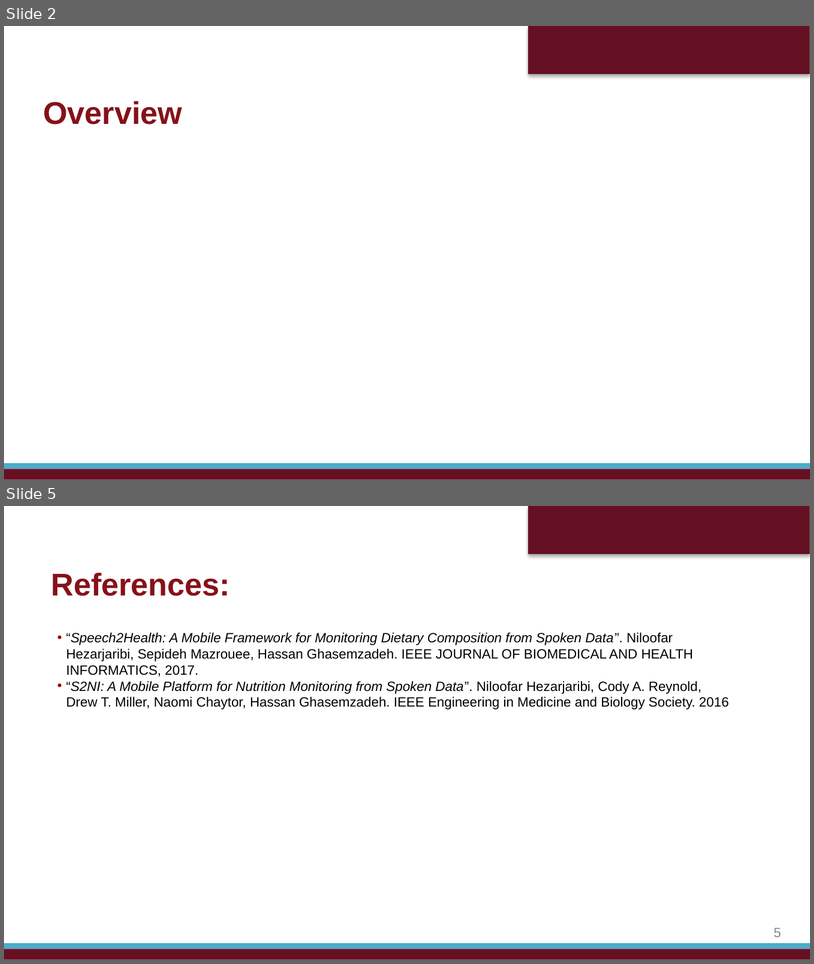
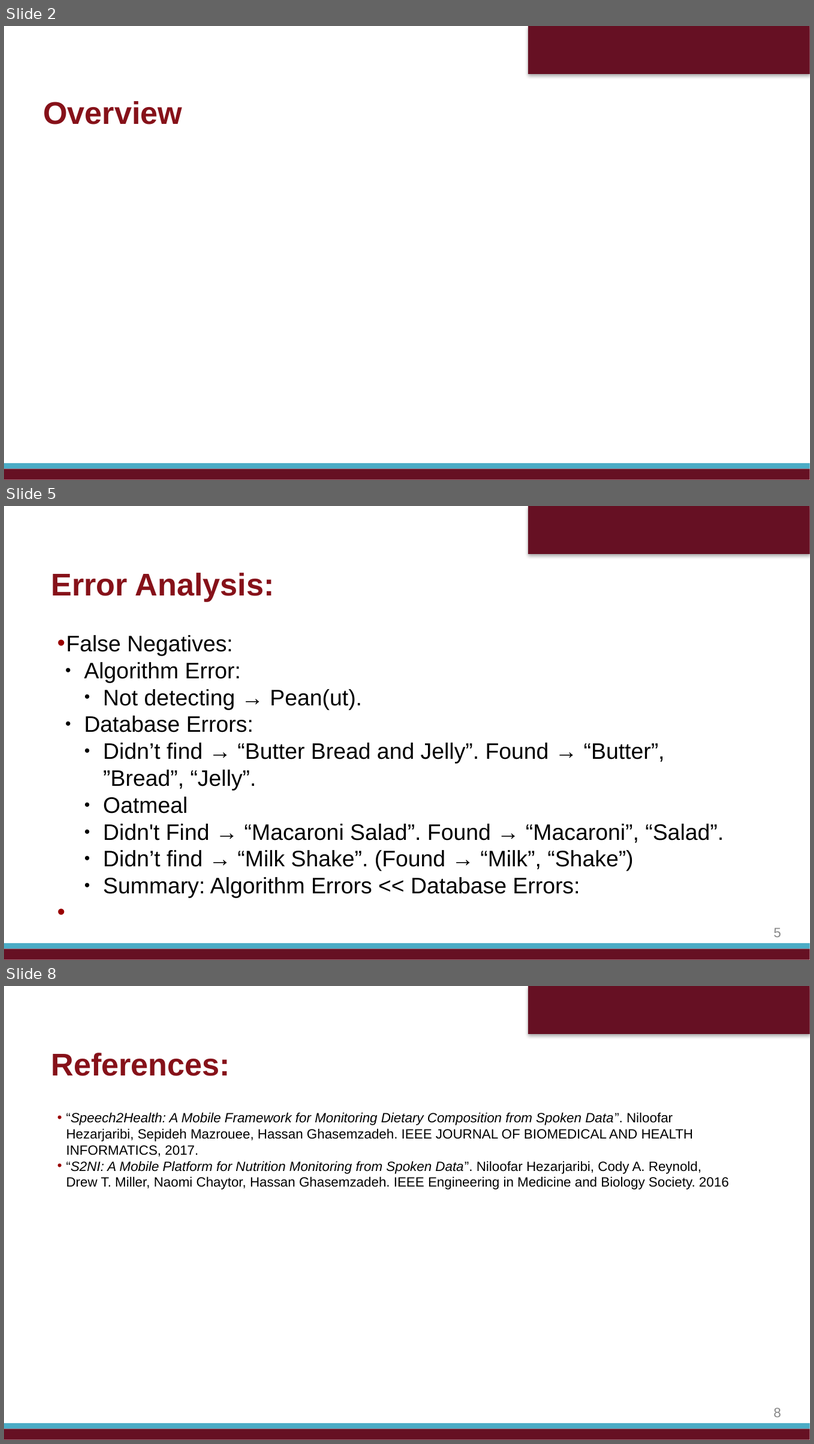
Before and after one commit to bwaters34/foodMonitoringNLP, a slide deck: Presentation/18Jan2018.pptx. Shown one above the other, each under a label of ours: slides 2 and 5 before the commit, slides 2, 5 and 8 after it; the slides between them are not shown. The pictures are 814x964 and 814x1444 pixels, drawn with LibreOffice and Linux fonts; fonts in the diff are those of the drawing; background and template pictures are left out. Boxes give left, top, right and bottom in pixels: in the first picture for what was removed or moved away, otherwise in the second. Text is boxed around its words. In the diff, an @@ line names an element or a change of style, - is before the commit and + after.

```diff
--- a/Presentation/18Jan2018.pptx
+++ b/Presentation/18Jan2018.pptx
@@ slide 5 added at (4, 506, 810, 960), background #FFFFFF; not listed: 3 template elements that a slide beside it also shows @@
@@ text added at (51, 573, 275, 601), 28 pt, text #861119, bold @@
+Error Analysis:
@@ text added at (66, 635, 724, 898), 20 pt, text #000000 @@
+• False Negatives:
+  ● Algorithm Error:
+    ● Not detecting → Pean(ut).
+  ● Database Errors:
+    ● Didn’t find → “Butter Bread and Jelly”. Found → “Butter”, ”Bread”, “Jelly”.
+    ● Oatmeal
+    ● Didn't Find → “Macaroni Salad”. Found → “Macaroni”, “Salad”.
+    ● Didn’t find → “Milk Shake”. (Found → “Milk”, “Shake”)
+• Summary: Algorithm Errors << Database Errors:
@@ page number added at (774, 927, 781, 937), 12 pt, text #888888 @@
+5
@@ what was slide 5 is now slide 8 @@
@@ page number at (774, 1407, 781, 1417): text changed @@
-5
+8
```
Also in this commit, not shown: 2 slides changed, 2 other slides added, 4 other files.
